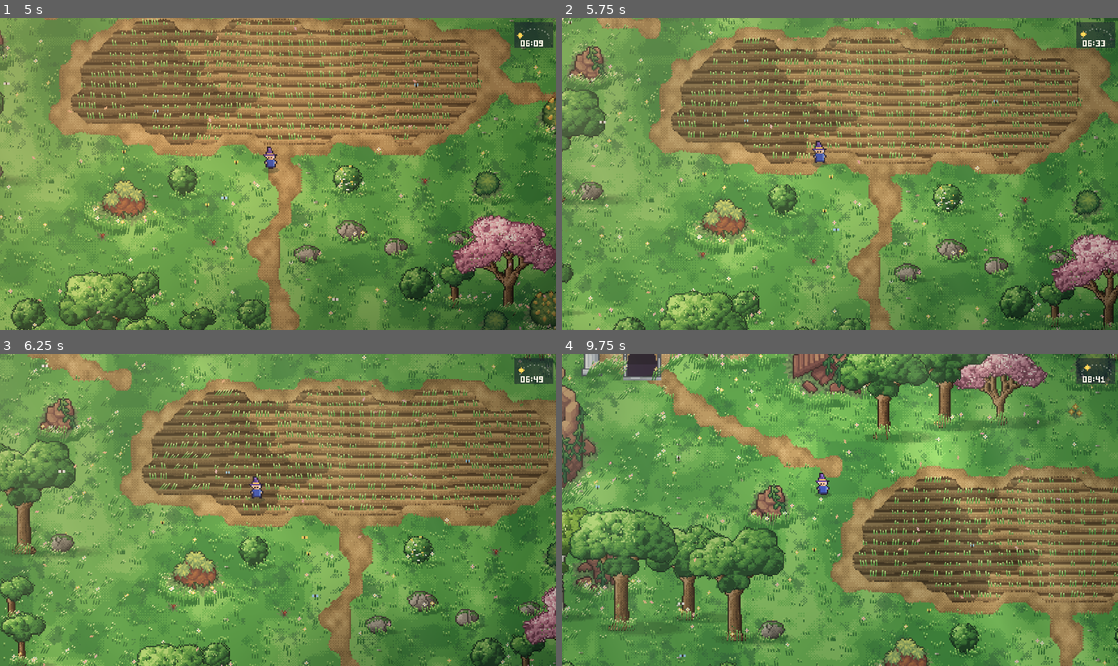
Above: before the commit, frames 1-4 (two rows, left to right).
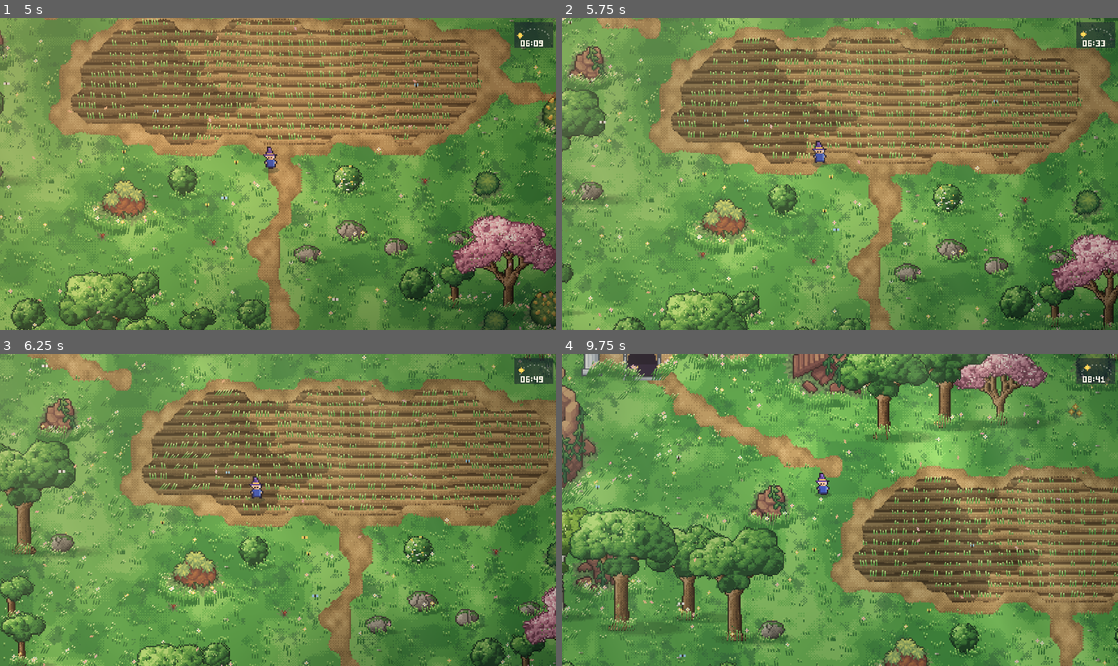
Above: after the commit, the same moments.

Repository: OMEN-2778/Verdelia
Game: Godot game, scene res://scenes/vale_demo.tscn
Two runs of this game, one before a commit and one after it. Both use one fixed random seed, a clock stepped at 60 frames per second and the inputs below.
Inputs (mouse positions are in pixels of both pictures, inside the frame that each line leads up to):
- Up to frame 1 (5 s): tap Enter at 0.5 s; move the mouse to (400, 158) at 0.52 s; hold Right (ui_right) 0.53-1.25 s; tap Z at 0.6 s; click (400, 158) at 0.67 s; tap Space at 0.77, 3.77 s; drag from (166, 189) to (250, 236) at 1.27 s; move the mouse to (333, 105) at 2.02 s; hold Right (ui_right) 2.03-2.75 s; tap E at 2.1 s; drag from (250, 236) to (111, 127) at 2.77 s; move the mouse to (444, 220) at 3.52 s; hold Left (ui_left) 3.53-4.25 s; tap Y at 3.6 s; drag from (111, 127) to (194, 96) at 4.27 s
- Up to frame 2 (5.75 s): move the mouse to (867, 174) at 5.02 s; hold Down (ui_down) from 5.03 s (still down); tap Z at 5.1 s; click (867, 174) at 5.17 s
- Up to frame 3 (6.25 s): release Down (ui_down) at 5.75 s; drag from (194, 432) to (166, 525) at 5.77 s
- Up to frame 4 (9.75 s): move the mouse to (962, 494) at 6.52 s; hold Up (ui_up) 6.53-7.25 s; tap E at 6.6 s; tap Space at 6.77 s; drag from (728, 525) to (812, 572) at 7.27 s; move the mouse to (895, 441) at 8.02 s; hold Down (ui_down) 8.03-8.75 s; tap Y at 8.1 s; drag from (812, 572) to (673, 463) at 8.77 s; move the mouse to (1006, 556) at 9.52 s; hold Up (ui_up) from 9.53 s (still down); tap Z at 9.6 s; click (1006, 556) at 9.67 s

Frame 1 is identical in both runs. In frame 2, less than 0.1% of the frame differs, in the area x 0-7%, y 0-23%; in frame 3, 0.2%; in frame 4, 1.1%, in the area x 0-92%, y 0-57%.

Commit message:
Blend grass slopes into the cliff without seams
The face beside a grass slope now sinks all the way to the foot; the slope
and the high ground rolling down on either side share one shading that only
depends on how far down the drop a pixel lies, fading out sideways; the foot
shadow, the turf lip, hanging grass and the tall grass at the foot thin out
with the remaining face height instead of stopping at the slope's edge.

Co-Authored-By: Claude Opus 5.5 <noreply@anthropic.com>
Claude-Session: https://claude.ai/code/session_01Y3QepJTJgk9rCJ93wTDK78

Diff:
--- a/world/cliff/cliff_band.gd
+++ b/world/cliff/cliff_band.gd
@@ -191,13 +191,16 @@
 	var i := 0
 	while i < w:
 		var t := int(_top[i])
-		var lip := 1 + int(_noise(i, 7, 9) * 4.0)
-		for j in lip:
-			_put(i, t - j, Color(LEAF[3 if j == lip - 1 else 2]))
-		if _rng.randf() < 0.35:
-			_put(i, t - lip, Color(LEAF[5]))
-		_blend(i, t + 1, Color(0.08, 0.12, 0.06, 0.45))
-		_blend(i, t + 2, Color(0.08, 0.12, 0.06, 0.22))
+		var f := _face_ratio(i)  # the lip thins out and fades where the face sinks into a grass slope
+		var lip := 1 + int(_noise(i, 7, 9) * 4.0 * f)
+		var tuft := _rng.randf() < 0.35
+		if f > 0.12 + _noise(i, 11, 3) * 0.12:
+			for j in lip:
+				_put(i, t - j, Color(LEAF[3 if j == lip - 1 else 2]))
+			if tuft:
+				_put(i, t - lip, Color(LEAF[5]))
+			_blend(i, t + 1, Color(0.08, 0.12, 0.06, 0.45 * f))
+			_blend(i, t + 2, Color(0.08, 0.12, 0.06, 0.22 * f))
 		i += 1
 	# hanging clumps: irregular widths and lengths, separated by bare stretches
 	var x := _rng.randf_range(0, 12)
@@ -210,6 +213,7 @@
 				break
 			var t := int(_top[xx])
 			var n_px := int(depth * (1.0 - absf(k - cw / 2.0) / (cw / 2.0 + 1)) + _rng.randf_range(0, 2.5))
+			n_px = int(n_px * clampf((_face_ratio(xx) - 0.2) / 0.5, 0.0, 1.0))  # none on a sunken face
 			for j in n_px:
 				var c := Color(LEAF[2 if j < n_px - 1 else (1 if _rng.randf() < 0.5 else 3)])
 				if j == 0:
@@ -335,16 +339,7 @@
 				if shadow:
 					c = c.darkened(0.3)
 			elif style == 2:
-				# the meadow itself shows through (same ground, same tufts); only shade is laid over
-				# it, deepening down the slope and fading out at both ends so there is no seam
-				var ends := smoothstep(0.0, 0.14, depth) * (1.0 - smoothstep(0.86, 1.0, depth))
-				var shade := ((0.04 + 0.22 * depth) * ends + (0.16 if shadow else 0.0) * smoothstep(0.0, 0.25, depth)) * (1.0 - fade)
-				var swell := fposmod((y + _noise(i, 60, 7) * 4.0) / 11.0, 1.0)
-				if swell < 0.12 and _noise(i, y + 90, 6) > 0.5:
-					shade += 0.06 * ends  # soft lumps in the turf hint at the slope
-				shade *= 1.0 - smoothstep(0.55, 1.0, absf(u)) * 0.7  # soft at the sides, no hard edge
-				shade = floorf((shade + b * 0.06) * 24.0) / 24.0
-				c = Color(0.04, 0.12, 0.06, clampf(shade, 0.0, 0.5))
+				continue  # the meadow shows through; _shade_grass_slope() shades it
 			else:
 				var v: float = 0.3 + 0.55 * (1.0 - depth) + 0.12 * (1.0 - absf(u)) + (_noise(i, y, 3) - 0.5) * 0.24 + b * 0.2
 				var ledge := fposmod((y + _noise(i, 40, 6) * 5.0) / 9.0, 1.0)
@@ -388,10 +383,7 @@
 				if _noise(lip_x, y, 3) > 0.55:
 					_put(lip_x + side, y, Color(MEADOW[1]))
 	if style == 2:
-		_shade_tapered_ends(l, r)
-		for i in range(l - 3, r + 4):
-			for k in 4:
-				_blend(i, y1 + 1 + k, Color(0.08, 0.16, 0.1, 0.1 - k * 0.025))
+		_shade_grass_slope(l, r)
 		return
 	# freshly cut side walls: the same rock, turned away from the light on the left and into it on
 	# the right; widening toward the foot, with a ragged inner edge
@@ -466,26 +458,42 @@
 				var i: int = cx + side * (half + d)
 				if i < 0 or i >= w:
 					continue
-				var t := 1.0 - smoothstep(0.0, 1.0, (d + (_noise(i, side * 7, 6) - 0.5) * 5.0) / reach)
-				var drop := (_bottom[i] - _top[i]) * 0.82 * t
+				var t := 1.0 - smoothstep(0.0, 1.0, clampf((d - 1.0 + (_noise(i, side * 7, 6) - 0.5) * 4.0 * minf(1.0, d / 4.0)) / reach, 0.0, 1.0))
+				var drop := (_bottom[i] - _top_orig[i]) * t  # all the way down at the slope's edge
 				_top[i] = maxf(_top[i], _top_orig[i] + drop)
 
 
-## Shade on the high ground that rolls down into a grass slope (it shows the meadow through).
-func _shade_tapered_ends(l: int, r: int) -> void:
-	for i in _top.size():
-		if i >= l and i <= r:
+## How much of the face is left at column i (1 = full height, 0 = sunk into a grass slope).
+func _face_ratio(i: int) -> float:
+	if _top_orig.is_empty():
+		return 1.0
+	return clampf((_bottom[i] - _top[i]) / maxf(_bottom[i] - _top_orig[i], 1.0), 0.0, 1.0)
+
+
+## One shading over a grass slope and the high ground rolling down into it on both sides: the
+## meadow shows through and only darkens with how far down the drop it lies, so the slope, its
+## sides and the meadow around them meet without an edge.
+func _shade_grass_slope(l: int, r: int) -> void:
+	var reach := (r - l) * 0.75 + 14.0
+	for i in range(maxi(0, int(l - reach)), mini(_top.size(), int(r + reach) + 1)):
+		var inside := i >= l and i <= r
+		var drop := 1.0 if inside else 1.0 - _face_ratio(i)  # how far the high ground has rolled down here
+		if drop <= 0.01:
 			continue
 		var t0 := _top_orig[i]
-		var t1 := _top[i]
-		if t1 - t0 < 1.0:
-			continue
-		for y in range(int(t0), int(t1) - 1):
-			var k := (y - t0) / maxf(t1 - t0, 1.0)
+		var bot := _bottom[i]
+		var y_end := bot if inside else _top[i] - 1.0
+		for y in range(int(t0) - 2, int(y_end) + 1):
+			var k := (y - t0) / maxf(bot - t0, 1.0)  # 0 at the upper level .. 1 at the lower
+			var ends := smoothstep(0.0, 0.16, k) * (1.0 - smoothstep(0.84, 1.0, k))
+			var shade := (0.04 + 0.2 * k) * ends * drop
+			var swell := fposmod((y + _noise(i, 60, 7) * 4.0) / 11.0, 1.0)
+			if swell < 0.12 and _noise(i, y + 90, 6) > 0.5:
+				shade += 0.05 * ends * drop  # soft lumps in the turf hint at the slope
 			var b: float = BAYER[(y & 3) * 4 + (i & 3)] / 16.0 - 0.5
-			var a := floorf((0.03 + 0.16 * k + b * 0.05) * 24.0) / 24.0
-			if a > 0.0:
-				_put(i, y, Color(0.04, 0.12, 0.06, a))
+			shade = floorf((shade + b * 0.05) * 24.0) / 24.0
+			if shade > 0.0:
+				_put(i, y, Color(0.04, 0.12, 0.06, clampf(shade, 0.0, 0.5)))
 
 
 ## How far a ramp's gully runs back into the high ground, in px.
@@ -637,8 +645,9 @@
 func _paint_foot(w: int) -> void:
 	for i in w:
 		var b := int(_bottom[i])
+		var f := _face_ratio(i)  # a face sinking into a grass slope throws less shadow
 		for k in 6:
-			_blend(i, b + 1 + k, Color(0.08, 0.16, 0.1, 0.26 - k * 0.04))
+			_blend(i, b + 1 + k, Color(0.08, 0.16, 0.1, (0.26 - k * 0.04) * f))
 
 
 ## Top edge / foot of the face (global y) at a global x, for snapping waterfalls and props.
@@ -680,6 +689,8 @@
 			continue
 		if _ramp_index(x, 3.0) >= 0:
 			continue
+		if rng.randf() > _face_ratio(i) * 1.4:
+			continue  # the tall grass at the foot thins out where the face sinks into a grass slope
 		out.append(to_global(Vector2(x + rng.randi_range(-1, 1), _bottom[i] + rng.randi_range(0, 2))))
 		if rng.randf() < 0.6:
 			out.append(to_global(Vector2(x + rng.randi_range(-1, 1), _bottom[i] + rng.randi_range(3, 5))))
Binary file changed: docs/art/cliff-grass-slope-scene.png
Binary file changed: docs/art/cliff-ramps.png
Not shown, changed: CHANGELOG.md
